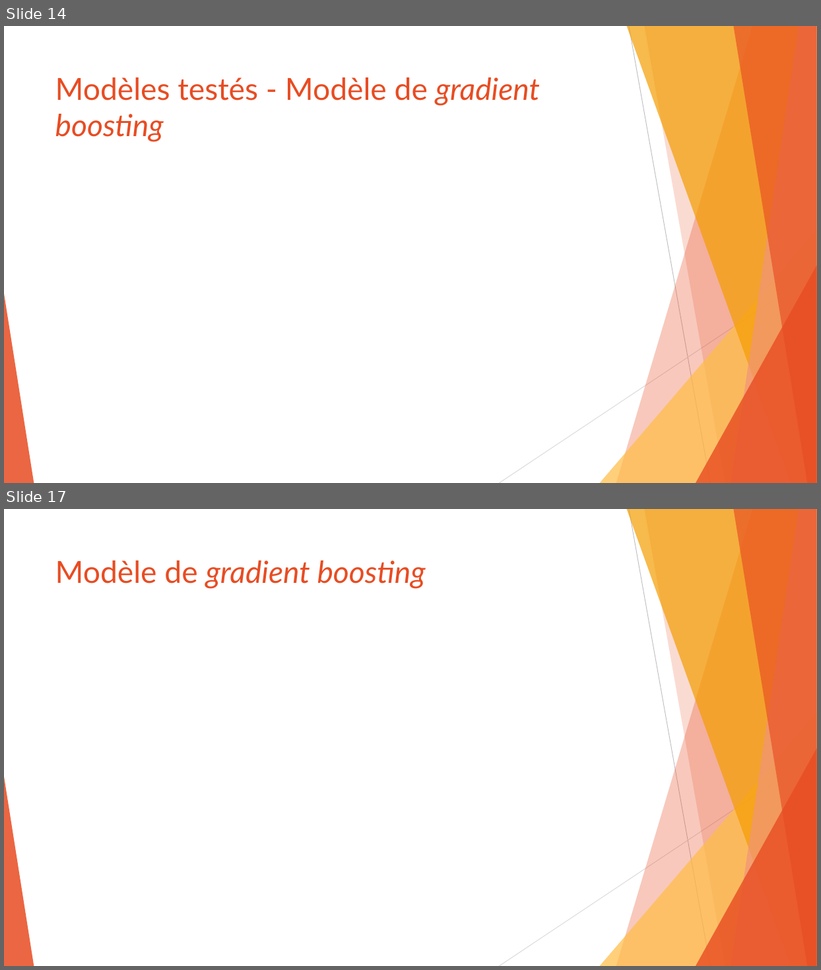
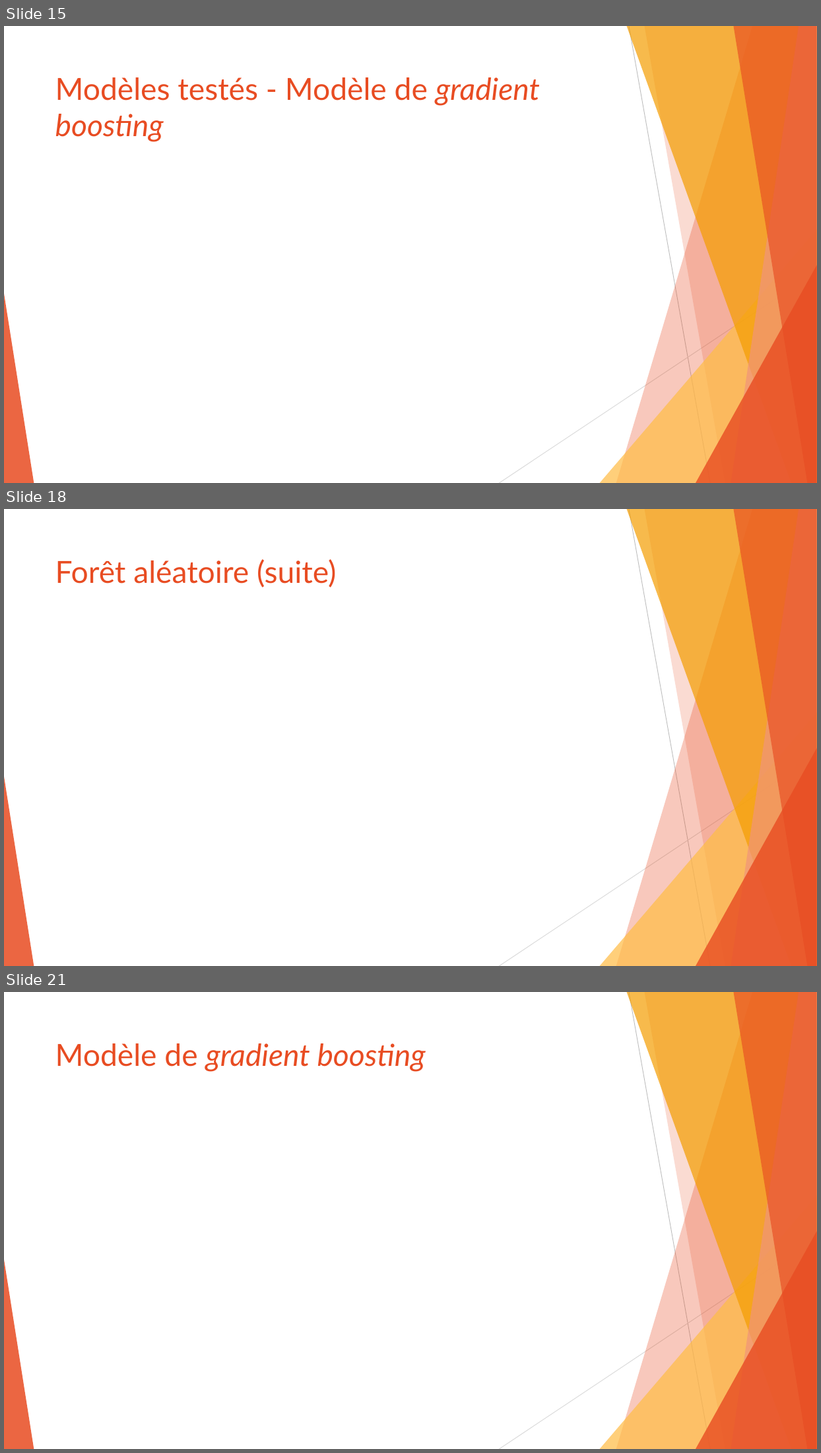
Before and after one commit to SamuelProvencher/TP-Apprentissage, a slide deck: PP.pptx. Shown one above the other, each under a label of ours: slides 14 and 17 before the commit, slides 15, 18 and 21 after it; the slides between them are not shown. The pictures are 821x970 and 821x1453 pixels, drawn with LibreOffice and Linux fonts; fonts in the diff are those of the drawing. Boxes give left, top, right and bottom in pixels: in the first picture for what was removed or moved away, otherwise in the second. Text is boxed around its words. In the diff, an @@ line names an element or a change of style, - is before the commit and + after.

```diff
--- a/PP.pptx
+++ b/PP.pptx
@@ slide 18 added at <box>4,509,817,966</box>, background #FFFFFF; not listed: 10 template elements that a slide beside it also shows @@
@@ title added at <box>55,559,336,588</box>, 36 pt, text #E84C22 @@
+Forêt aléatoire (suite)
@@ what was slide 14 is now slide 15 @@
@@ what was slide 17 is now slide 21 @@
```
Also in this commit, not shown: 3 slides changed, 3 other slides added.
